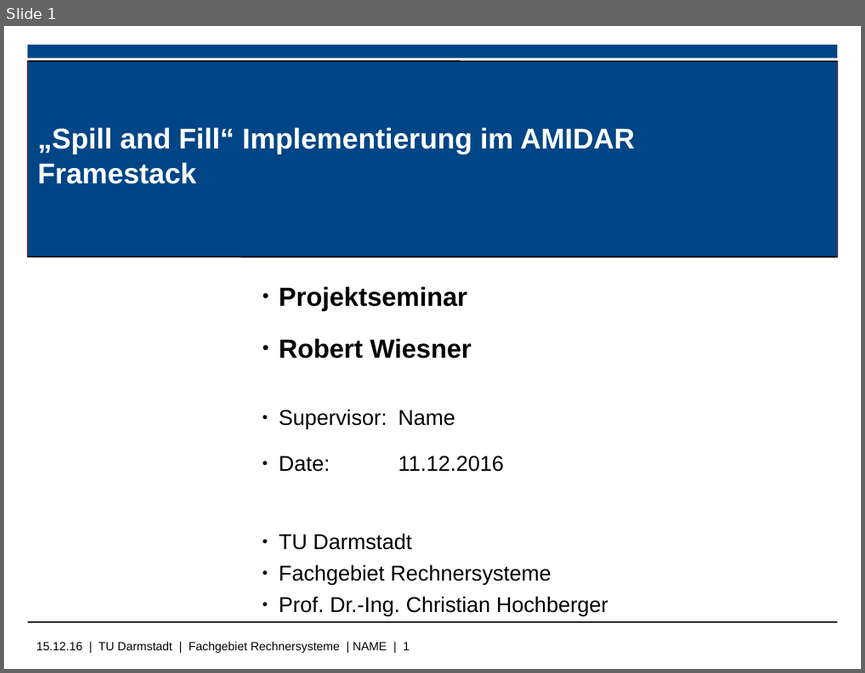
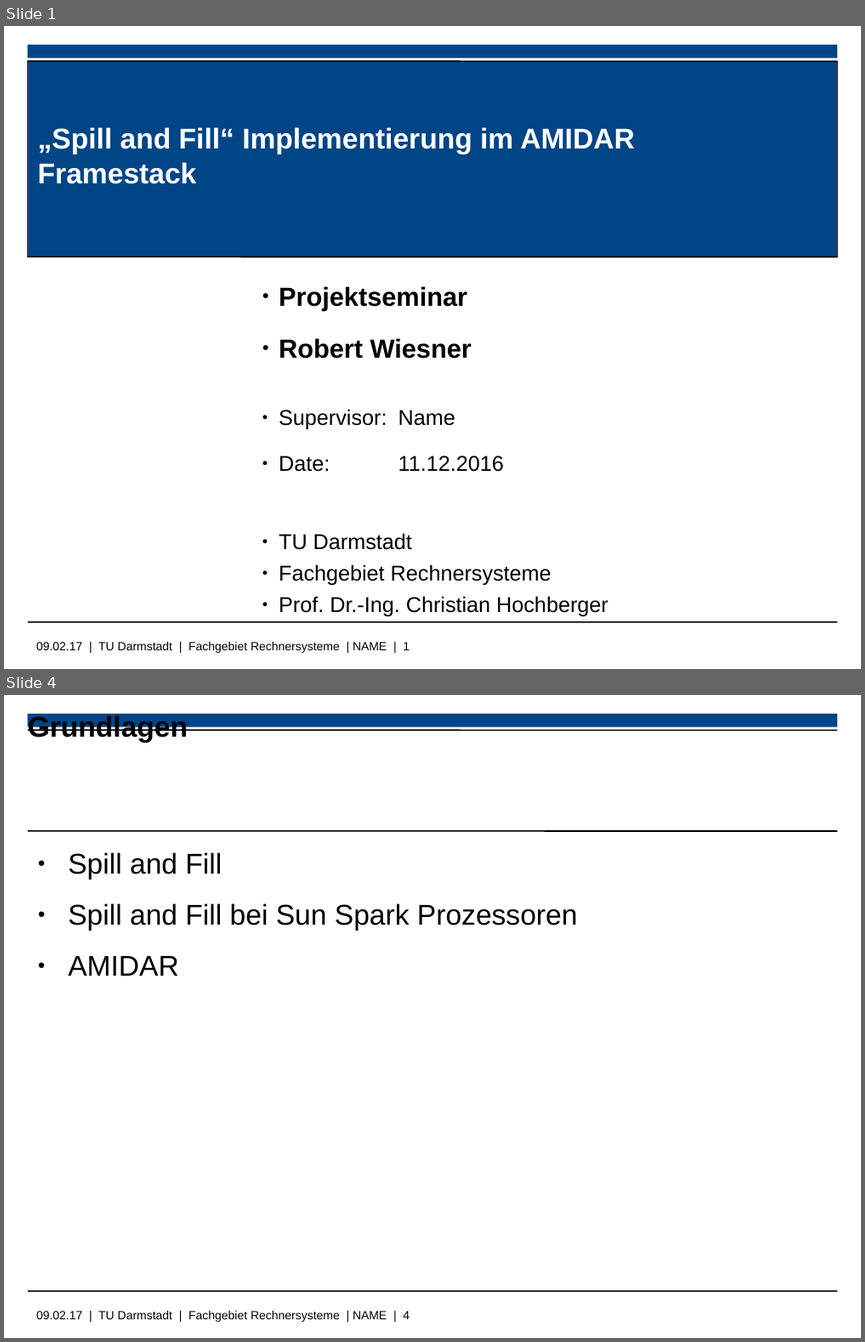
Before and after one commit to Wiero/PS_RS_REPORT, a slide deck: libreoffice_presentation.odp. Shown one above the other, each under a label of ours: slide 1 before the commit, slides 1 and 4 after it; the slides between them are not shown. The pictures are 865x673 and 865x1342 pixels, drawn with LibreOffice and Linux fonts; fonts in the diff are those of the drawing; background and template pictures are left out. Boxes give left, top, right and bottom in pixels: in the first picture for what was removed or moved away, otherwise in the second. Text is boxed around its words. In the diff, an @@ line names an element or a change of style, - is before the commit and + after.

```diff
--- a/libreoffice_presentation.odp
+++ b/libreoffice_presentation.odp
@@ slide 4 added at (4,695,861,1338), background #FFFFFF; not listed: 4 template elements that a slide beside it also shows @@
@@ title added at (28,715,188,743), 24 pt, text #000000, bold @@
+Grundlagen
@@ line added from (28, 831) to (837, 831), #000000 1.13 pt @@
@@ text added at (68,852,578,975), 24 pt, text #000000 @@
+● Spill and Fill
+● Spill and Fill bei Sun Spark Prozessoren
+● AMIDAR
@@ text at (36,641,409,652): text changed @@
-15.12.16 | TU Darmstadt | Fachgebiet Rechnersysteme | NAME | 1
+09.02.17 | TU Darmstadt | Fachgebiet Rechnersysteme | NAME | 1
```
Also in this commit, not shown: 1 slide changed, 7 other slides added, 17 other files.
